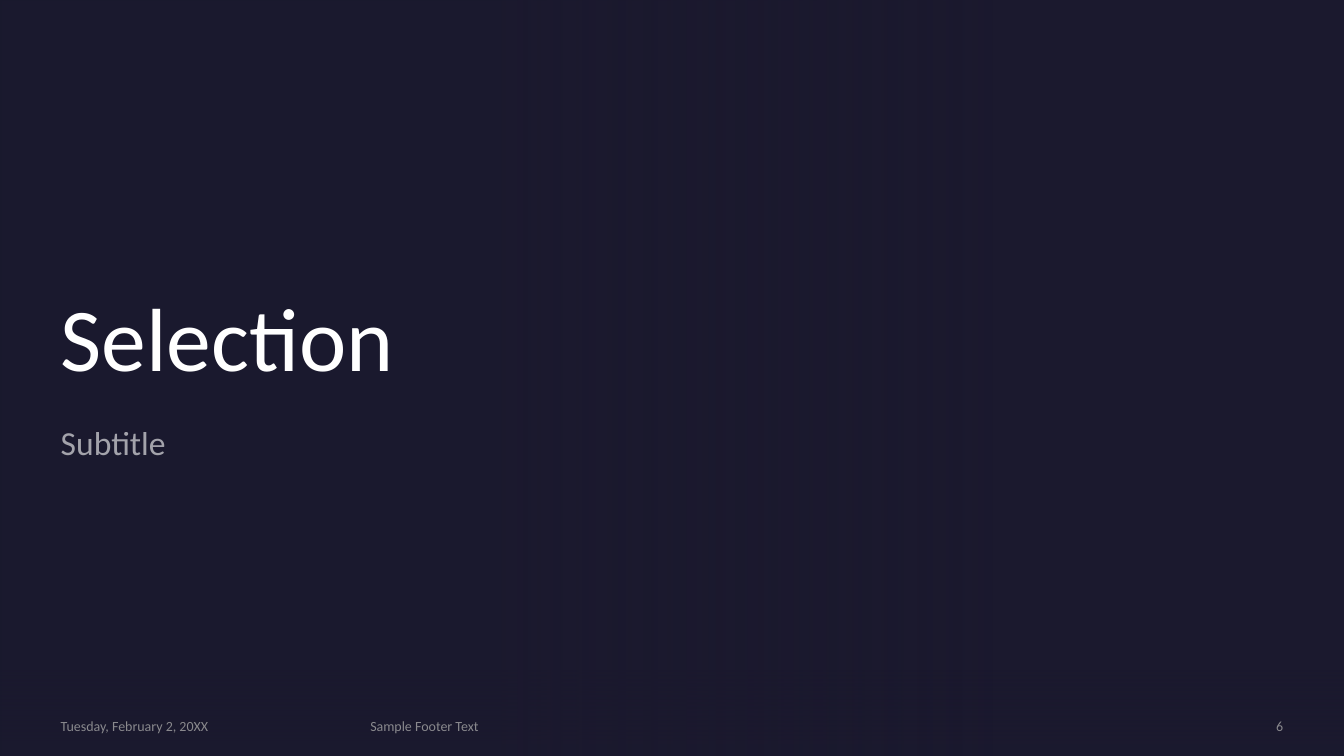
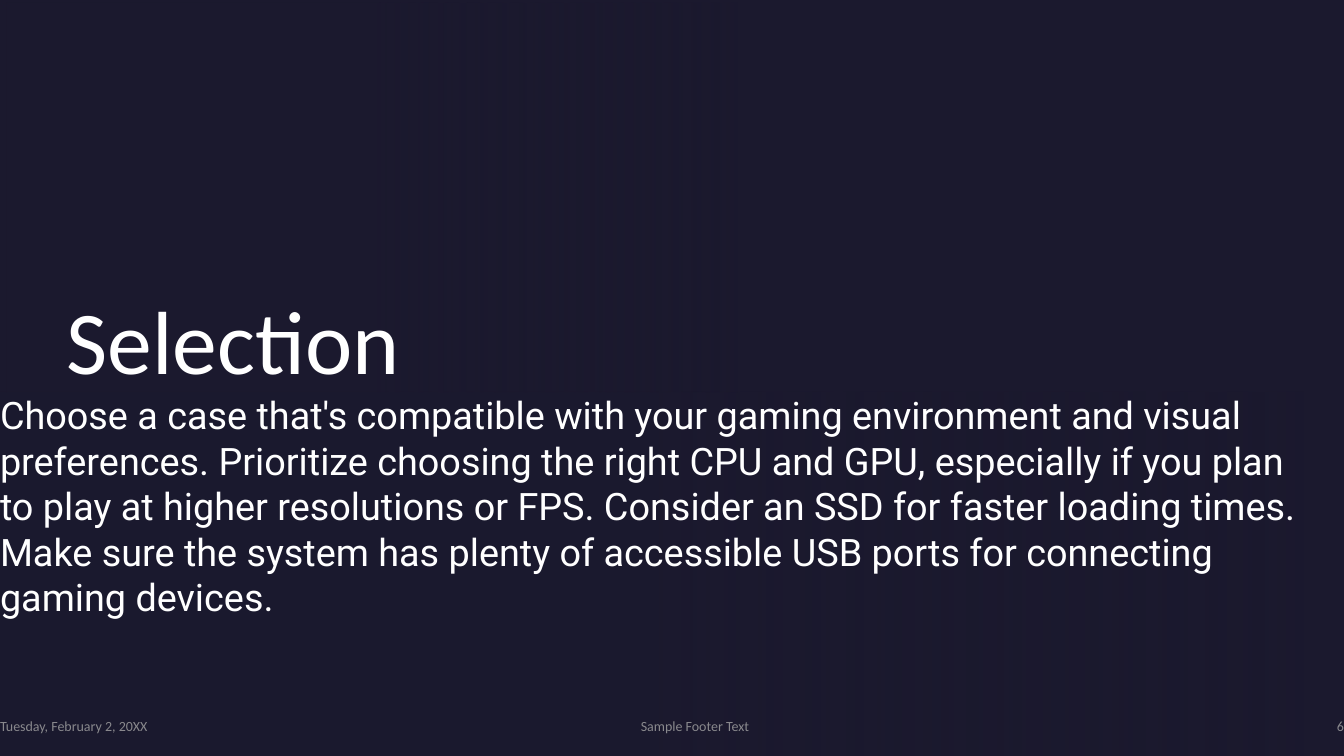
Before and after one commit to Digital-Tech-KKHS/10dtc-computer-hardware-cmaregele, a slide deck: slide 6 of Presentation Template.pptx. Drawn at 1344x756 pixels with LibreOffice and Linux fonts; fonts in the diff are those of the drawing; background and template pictures are left out. Boxes give left, top, right and bottom in pixels: in the first picture for what was removed or moved away, otherwise in the second. Text is boxed around its words. In the diff, an @@ line names an element or a change of style, - is before the commit and + after.

```diff
--- a/Presentation Template.pptx
+++ b/Presentation Template.pptx
@@ rectangle removed at (0, 0, 992, 756) @@
@@ rectangle removed at (0, 0, 1344, 756) @@
@@ rectangle removed at (0, 0, 992, 756) @@
@@ title "Selection" at (67, 311, 400, 375): indent changed; more space between paragraphs @@
@@ subtitle at (0, 400, 1295, 619): text changed; size 24 to 27 pt; font Calibri to Roboto; text colour #FFFFFF at 60% opacity to #FFFFFF @@
-Subtitle
+Choose a case that's compatible with your gaming environment and visual preferences. Prioritize choosing the right CPU and GPU, especially if you plan to play at higher resolutions or FPS. Consider an SSD for faster loading times. Make sure the system has plenty of accessible USB ports for connecting gaming devices.
@@ rectangle removed at (0, 636, 1344, 756) @@
@@ rectangle removed at (0, 636, 1344, 756) @@
@@ text "Tuesday, February 2, 20XX": place and size @@
-text "Tuesday, February 2, 20XX" at (61, 721, 208, 733)
+text "Tuesday, February 2, 20XX" at (0, 721, 148, 733)
@@ text "Sample Footer Text": place and size @@
-text "Sample Footer Text" at (370, 721, 478, 733)
+text "Sample Footer Text" at (641, 721, 749, 733)
@@ page number: place and size @@
-page number at (1276, 721, 1283, 731)
+page number at (1337, 721, 1344, 731)
```
Also in this commit, not shown: 6 other slides changed, 1 slide added, 2 other files.
